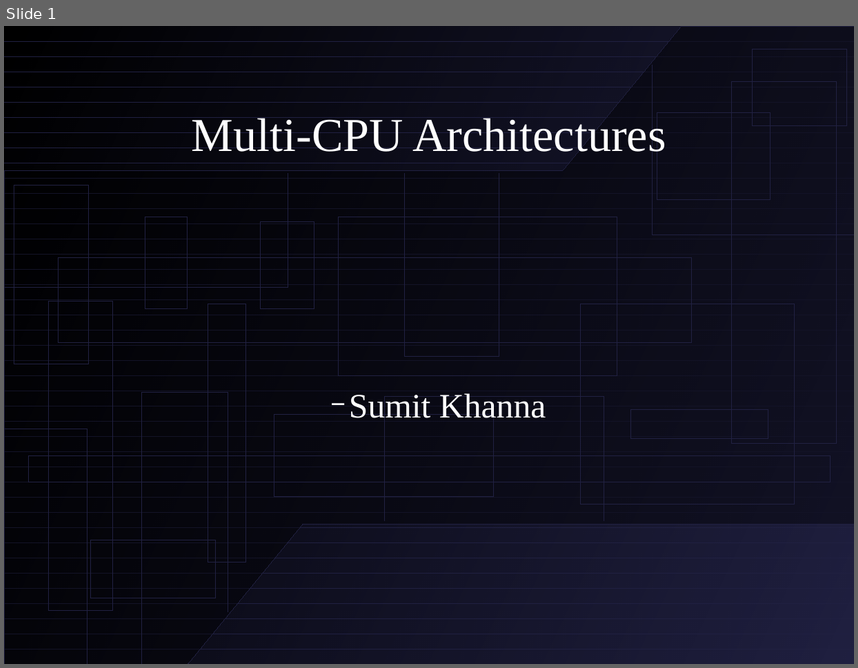
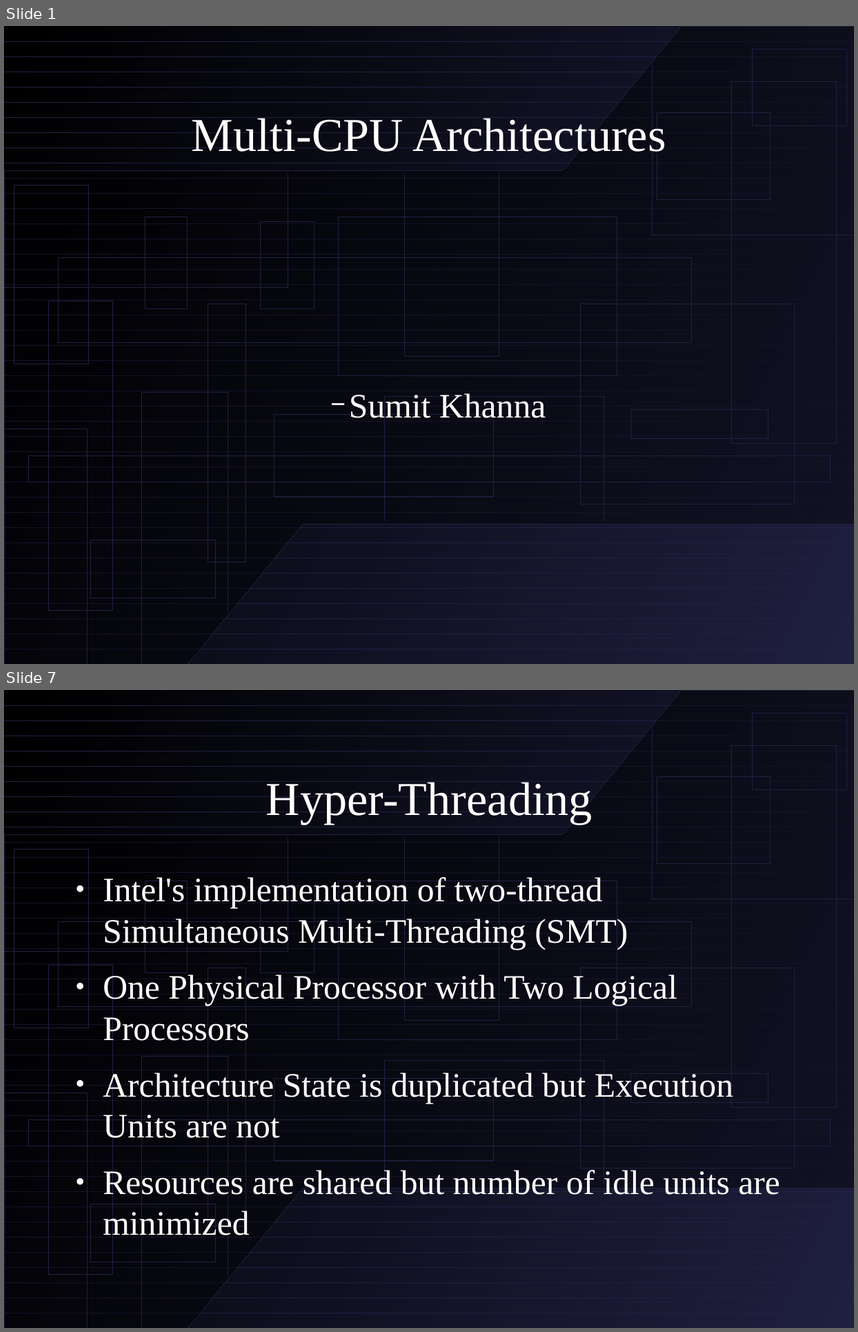
Before and after one commit to sumdog/assignments, a slide deck: cpsc-533/presentation.odp. Shown one above the other, each under a label of ours: slide 1 before the commit, slides 1 and 7 after it; the slides between them are not shown. The pictures are 858x668 and 858x1332 pixels, drawn with LibreOffice and Linux fonts; fonts in the diff are those of the drawing. Boxes give left, top, right and bottom in pixels: in the first picture for what was removed or moved away, otherwise in the second. Text is boxed around its words. In the diff, an @@ line names an element or a change of style, - is before the commit and + after.

```diff
--- a/cpsc-533/presentation.odp
+++ b/cpsc-533/presentation.odp
@@ slide 7 added at bbox=[4, 690, 854, 1328], background #FFFFFF; not listed: 66 template elements that a slide beside it also shows @@
@@ title added at bbox=[266, 782, 592, 824], 44 pt, text #FFFFFF @@
+Hyper-Threading
@@ text added at bbox=[103, 874, 780, 1242], 32 pt, text #FFFFFF @@
+● Intel's implementation of two-thread Simultaneous Multi-Threading (SMT)
+● One Physical Processor with Two Logical Processors
+● Architecture State is duplicated but Execution Units are not
+● Resources are shared but number of idle units are minimized
```
Also in this commit, not shown: 2 slides changed, 4 other slides added, 3 other files.
